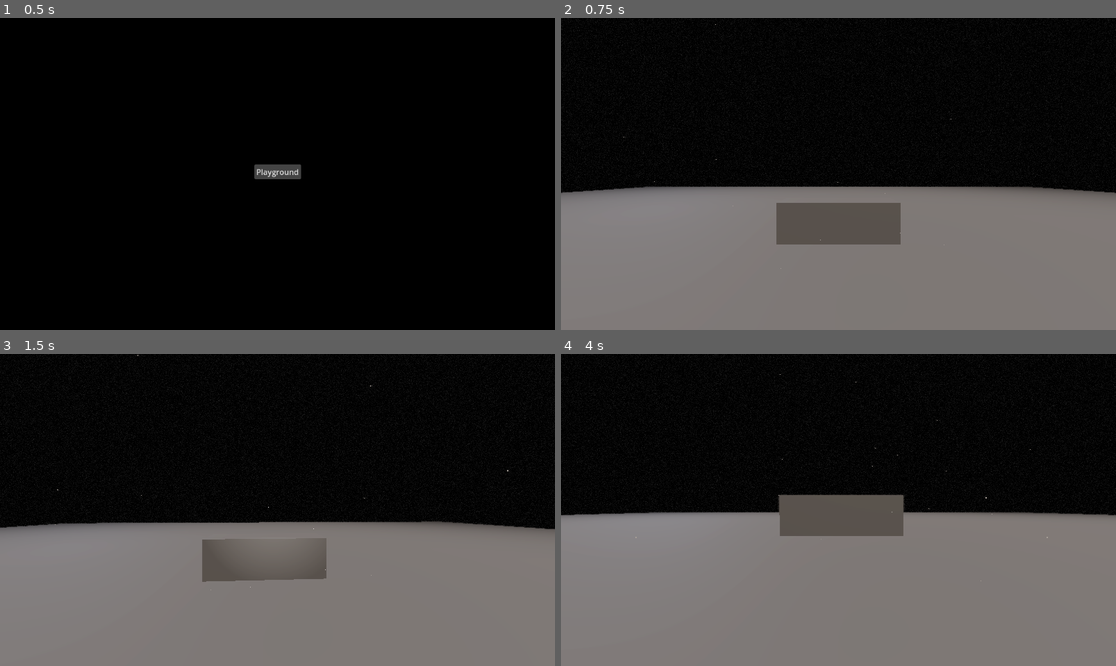
Above: before the commit, frames 1-4 (two rows, left to right).
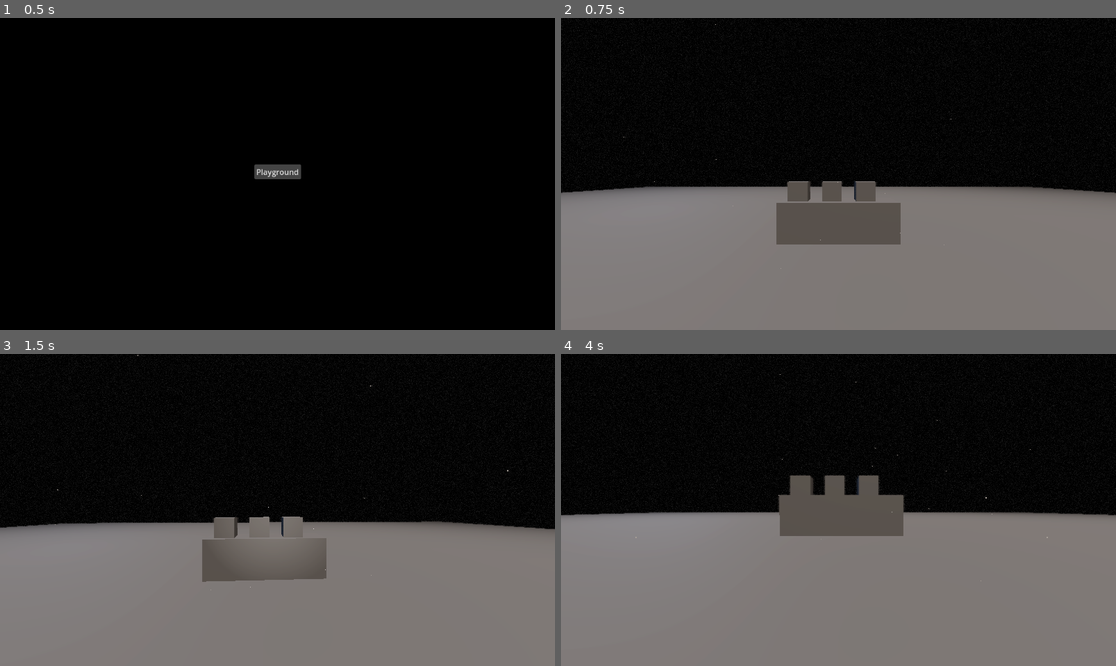
Above: after the commit, the same moments.

Repository: EasyT4RG3T/project-heartache-demo
Game: Godot game, scene res://Scenes/Menus/MainMenu/main_menu.tscn
Two runs of this game, one before a commit and one after it. Both use one fixed random seed, a clock stepped at 60 frames per second and the inputs below.
Inputs (mouse positions are in pixels of both pictures, inside the frame that each line leads up to):
- Up to frame 1 (0.5 s): no input
- Up to frame 2 (0.75 s): click "Playground" at 0.5 s
- Up to frame 3 (1.5 s): tap Enter at 1.25 s; move the mouse to (305, 510) at 1.27 s; hold Up (command_up) from 1.28 s (still down); hold F (flashlight) from 1.28 s (still down)
- Up to frame 4 (4 s): keep holding Up (command_up); tap E (interact) at 1.55, 2.1, 3.8 s; move the mouse to (810, 510) at 2.02 s; release F (flashlight) at 2.03 s; tap Space (vault) at 2.3 s; move the mouse to (849, 503) at 2.77 s; hold Space (vault) 2.78-3.53 s; tap F (flashlight) at 3.05 s; move the mouse to (832, 516) at 3.52 s; tap C (crouch) at 3.6 s

Frame 1 is identical in both runs. In frame 2, 0.7% of the frame differs, in the area x 40-57%, y 52-59%; in frame 3, 0.4%; in frame 4, 0.8%, in the area x 41-58%, y 38-46%.

Commit message:
Interaction types
added press, tap and hold interactions with hud animations

Diff:
--- a/Entities/Player/player_character.gd
+++ b/Entities/Player/player_character.gd
@@ -94,27 +94,46 @@
 		can_vault = value
 		if value:
 			player_hud.vault = true
-			#_raise_player_hands(true)
+			#_raise_hands(true)
 		else:
 			player_hud.vault = false
-			#_raise_player_hands(false)
+			#_raise_hands(false)
 var player_tween: Tween
 
+var interact_type: String = ""
 var interaction_ray_query: PhysicsRayQueryParameters3D = PhysicsRayQueryParameters3D.new()
 var interaction_ray_result: Dictionary:
 	set(value):
-		if value and value["collider"].has_method("interact"):
+		if value == interaction_ray_result: return
+		if value and value["collider"] is Interactable and value["collider"].active:
 			interaction_ray_result = value
 			player_hud.active = true
+			match value["collider"].interact_type:
+				Interactable.InteractableType.PRESS:
+					player_hud.can_tap = false
+					player_hud.can_hold = false
+					interact_type = "Press"
+				Interactable.InteractableType.TAP:
+					player_hud.can_tap = true
+					player_hud.can_hold = false
+					interact_type = "Tap"
+				Interactable.InteractableType.HOLD:
+					player_hud.can_hold = true
+					player_hud.can_tap = false
+					interact_type = "Hold"
 		else:
 			interaction_ray_result = {}
 			player_hud.active = false
+			player_hud.can_tap = false
+			player_hud.can_hold = false
+			interact_type = ""
 
 
 func _ready() -> void:
 	direct_space_state = get_world_3d().direct_space_state
 	get_window().size_changed.connect(_update_sub_viewport)
 	_update_sub_viewport()
+	interaction_ray_query.collision_mask = 1
 	vault_checks.p = self
 
 
@@ -177,9 +196,17 @@
 
 
 func _handle_action_input(event: InputEvent) -> void:
+	if event.is_action_pressed("interact"):
+		if interaction_ray_result:
+			interaction_ray_result["collider"].interact(self)
+
+	if event.is_action_released("interact"):
+		if interaction_ray_result:
+			interaction_ray_result["collider"].stop_interacting(self)
+
 	if event.is_action_pressed("flashlight"):
 		if !flashlight.disabled:
-			#if current_movement_mode != MovementMode.CARRYING:
+			if current_movement_mode != MovementMode.CARRYING:
 				flashlight.switch()
 
 
--- a/Entities/Player/player_hud.gd
+++ b/Entities/Player/player_hud.gd
@@ -13,12 +13,9 @@
 @export var thought_text_offset: float = 10.0
 @export var thought_text_size: float = 16
 
-@export var hud_size: float = 1.0:
-	set(value):
-		hud_size = value
-		apply_settings()
-
-@export var default_crosshair_radius: float = 2.0:
+var hud_size: float = 1.0
+
+var default_crosshair_radius: float = 2.0:
 	set(value):
 		default_crosshair_radius = value
 		apply_settings()
@@ -26,10 +23,13 @@
 var crosshair_opacity: float = hud_opacity_inactive
 var vault_width: float = 3.0
 var vault_opacity: float = hud_opacity_inactive
+var interact_radius: float = default_crosshair_radius
+var interact_width: float = 2.0
+var interact_opacity: float = hud_opacity_inactive
 
 const default_tween_time: float = 0.2
 var crosshair_tween: Tween
-var active: bool:
+var active: bool = false:
 	set(value):
 		if active == value: return
 		active = value
@@ -37,7 +37,7 @@
 		if crosshair_tween:
 			crosshair_tween.kill()
 
-		crosshair_tween = get_tree().create_tween().set_ease(Tween.EASE_IN_OUT).\
+		crosshair_tween = create_tween().set_ease(Tween.EASE_IN_OUT).\
 			set_process_mode(Tween.TWEEN_PROCESS_PHYSICS).set_parallel(true)
 
 		var target_radius = default_crosshair_radius * 1.5 if value else default_crosshair_radius
@@ -47,16 +47,60 @@
 		crosshair_tween.tween_property(self, "crosshair_opacity", target_opacity, default_tween_time)
 
 		while crosshair_tween.is_running():
-			queue_redraw()
-			await get_tree().process_frame
+			await get_tree().process_frame
+			queue_redraw()
+
+var interact_tween: Tween
+var can_tap: bool = false:
+	set(value):
+		if can_tap == value: return
+		can_tap = value
+		interact_radius = 5 * hud_size
+
+		var target_opacity = hud_opacity_active if value else 0.0
+
+		if interact_tween:
+			interact_tween.kill()
+
+		interact_tween = create_tween().set_ease(Tween.EASE_IN_OUT).set_process_mode(Tween.TWEEN_PROCESS_PHYSICS)
+
+		interact_tween.tween_property(self, "interact_opacity", target_opacity, default_tween_time)
+
+		while can_tap:
+			await get_tree().process_frame
+			if interact_radius > 0:
+				interact_radius -= get_process_delta_time() * 10 * hud_size
+			else:
+				interact_radius = 5 * hud_size
+			queue_redraw()
+
 var can_hold: bool = false:
 	set(value):
+		if can_hold == value: return
 		can_hold = value
-		queue_redraw()
-var hold_progress: float = 0.0:
-	set(value):
-		hold_progress = value
-		queue_redraw()
+		var pulse_dir = false
+		interact_radius = 5 * hud_size
+
+		var target_opacity = hud_opacity_active if value else 0.0
+
+		if interact_tween:
+			interact_tween.kill()
+
+		interact_tween = create_tween().set_ease(Tween.EASE_IN_OUT).set_process_mode(Tween.TWEEN_PROCESS_PHYSICS)
+
+		interact_tween.tween_property(self, "interact_opacity", target_opacity, default_tween_time)
+
+		while can_hold:
+			await get_tree().process_frame
+			if pulse_dir:
+				interact_radius -= get_process_delta_time() * 5 * hud_size
+			else:
+				interact_radius += get_process_delta_time() * 5 * hud_size
+			if interact_radius <= 0:
+				pulse_dir = false
+			elif interact_radius >= 5 * hud_size:
+				pulse_dir = true
+			queue_redraw()
 
 var vault_tween: Tween
 var vault: bool:
@@ -67,8 +111,7 @@
 		if vault_tween:
 			vault_tween.kill()
 
-		vault_tween = get_tree().create_tween().set_ease(Tween.EASE_IN_OUT).\
-			set_process_mode(Tween.TWEEN_PROCESS_PHYSICS)
+		vault_tween = create_tween().set_ease(Tween.EASE_IN_OUT).set_process_mode(Tween.TWEEN_PROCESS_PHYSICS)
 
 		var target_opacity = hud_opacity_active if value else 0.0
 
@@ -96,6 +139,7 @@
 
 	_draw_crosshair(center)
 	_draw_vault(center)
+	_draw_interact(center)
 
 
 func _draw_crosshair(center: Vector2) -> void:
@@ -109,10 +153,22 @@
 		crosshair_radius + vault_width * hud_size * 1.5,
 		-PI * 0.7,
 		-PI * 0.3,
-		6,
+		int(6 * hud_size),
 		hud_color_primary * Color(1, 1, 1, vault_opacity),
 		vault_width * hud_size
 		)
+
+
+func _draw_interact(center: Vector2) -> void:
+	draw_arc(
+		center,
+		crosshair_radius + interact_radius + interact_width * hud_size,
+		0,
+		TAU,
+		int(12 * hud_size),
+		hud_color_secondary * Color(1, 1, 1, interact_opacity),
+		interact_width * hud_size
+	)
 
 
 func display_thought(thought: String, story: bool, time: float = 2.0) -> void:
@@ -141,6 +197,7 @@
 
 
 func apply_settings() -> void:
+	hud_size = SaverLoader.settings.hud_size
 	queue_redraw()
 	thought_label.offset_top = default_crosshair_radius + thought_text_offset * hud_size
 	var font_size = int(thought_text_size * hud_size)
--- a/Resources/Settings/settings_resource.gd
+++ b/Resources/Settings/settings_resource.gd
@@ -8,3 +8,5 @@
 @export_range(50, 110) var fov: float = 80
 
 @export var window_mode: DisplayServer.WindowMode = DisplayServer.WINDOW_MODE_WINDOWED
+
+@export var hud_size: float = 1.0
--- a/Scenes/Maps/Playground/playground.tscn
+++ b/Scenes/Maps/Playground/playground.tscn
@@ -1,6 +1,7 @@
-[gd_scene load_steps=4 format=4 uid="uid://clfnlnf15u3v"]
+[gd_scene load_steps=7 format=4 uid="uid://clfnlnf15u3v"]
 
 [ext_resource type="LightmapGIData" uid="uid://b6o2c15wlymkr" path="res://Scenes/Maps/Playground/playground.lmbake" id="1_2tufx"]
+[ext_resource type="Script" uid="uid://dp1su0e2nxtku" path="res://Scripts/Nodes/interactable.gd" id="2_oo8u7"]
 
 [sub_resource type="ConcavePolygonShape3D" id="ConcavePolygonShape3D_oo8u7"]
 data = PackedVector3Array(-25, -0.1, -25, -25, 0, -25, -25, -0.1, 25, -25, -0.1, -25, 25, -0.1, -25, -25, 0, -25, -25,  …(1071 unchanged characters)…
@@ -18,6 +19,10 @@
 "vertex_count": 48,
 "vertex_data": PackedByteArray("AADIwc3MzL0AAMjBAADIwQAAAAAAAMjBAADIwc3MzL0AAMhBAADIwc3MzL0AAMjBAADIQc3MzL0AAMjBAADIwQA …(1195 unchanged characters)…
 }]
+
+[sub_resource type="BoxShape3D" id="BoxShape3D_yeqys"]
+
+[sub_resource type="BoxMesh" id="BoxMesh_ukqwk"]
 
 [node name="Playground" type="Node3D"]
 
@@ -61,3 +66,44 @@
 transform = Transform3D(0.5950349, -0.5050947, -0.6251504, -0.22414395, -0.851271, 0.47444427, -0.7718116, -0.14218721, -0.6197498, 0, 4, 0)
 light_color = Color(0.74, 0.83533335, 1, 1)
 light_energy = 0.2
+
+[node name="Node3D" type="Node3D" parent="."]
+transform = Transform3D(0.5, 0, 0, 0, 0.5, 0, 0, 0, 0.5, -1.0304561, 1.2519774, -4.923604)
+
+[node name="Interactable" type="StaticBody3D" parent="Node3D"]
+script = ExtResource("2_oo8u7")
+metadata/_custom_type_script = "uid://dp1su0e2nxtku"
+
+[node name="CollisionShape3D" type="CollisionShape3D" parent="Node3D/Interactable"]
+shape = SubResource("BoxShape3D_yeqys")
+
+[node name="MeshInstance3D" type="MeshInstance3D" parent="Node3D/Interactable"]
+mesh = SubResource("BoxMesh_ukqwk")
+
+[node name="Node3D2" type="Node3D" parent="."]
+transform = Transform3D(0.5, 0, 0, 0, 0.5, 0, 0, 0, 0.5, -0.16401297, 1.2519774, -4.923604)
+
+[node name="Interactable" type="StaticBody3D" parent="Node3D2"]
+script = ExtResource("2_oo8u7")
+interact_type = 1
+metadata/_custom_type_script = "uid://dp1su0e2nxtku"
+
+[node name="CollisionShape3D" type="CollisionShape3D" parent="Node3D2/Interactable"]
+shape = SubResource("BoxShape3D_yeqys")
+
+[node name="MeshInstance3D" type="MeshInstance3D" parent="Node3D2/Interactable"]
+mesh = SubResource("BoxMesh_ukqwk")
+
+[node name="Node3D3" type="Node3D" parent="."]
+transform = Transform3D(0.5, 0, 0, 0, 0.5, 0, 0, 0, 0.5, 0.69173354, 1.2519774, -4.923604)
+
+[node name="Interactable" type="StaticBody3D" parent="Node3D3"]
+script = ExtResource("2_oo8u7")
+interact_type = 2
+metadata/_custom_type_script = "uid://dp1su0e2nxtku"
+
+[node name="CollisionShape3D" type="CollisionShape3D" parent="Node3D3/Interactable"]
+shape = SubResource("BoxShape3D_yeqys")
+
+[node name="MeshInstance3D" type="MeshInstance3D" parent="Node3D3/Interactable"]
+mesh = SubResource("BoxMesh_ukqwk")
--- a/Scenes/Menus/Debug/debug_overlay.gd
+++ b/Scenes/Menus/Debug/debug_overlay.gd
@@ -6,6 +6,7 @@
 @onready var position_label: Label = %PositionLabel
 @onready var rotation_label: Label = %RotationLabel
 @onready var vaults_label: Label = %VaultsLabel
+@onready var interact_label: Label = %InteractLabel
 
 
 var overlay_layer: int = 0:
@@ -16,10 +17,12 @@
 			position_label.hide()
 			rotation_label.hide()
 			vaults_label.hide()
+			interact_label.hide()
 		if value >= 2:
 			position_label.show()
 			rotation_label.show()
 			vaults_label.show()
+			interact_label.show()
 		if value < 3:
 			pass
 		if value >= 3:
@@ -30,6 +33,7 @@
 	position_label.hide()
 	rotation_label.hide()
 	vaults_label.hide()
+	interact_label.hide()
 
 
 func _process(_delta: float) -> void:
@@ -40,6 +44,7 @@
 			vaults_label.text = "Vault: " + str(GameManager.player_character.vault_checks.vault_error)
 			position_label.text = "Pos: " + str(GameManager.player_character.global_position)
 			rotation_label.text = "Rot: " + str(GameManager.player_character.head.global_rotation)
+			interact_label.text = "Interact: " + str(GameManager.player_character.interact_type)
 
 	if overlay_layer >= 3:
 		pass
--- a/Scenes/Menus/Debug/debug_overlay.tscn
+++ b/Scenes/Menus/Debug/debug_overlay.tscn
@@ -36,3 +36,8 @@
 unique_name_in_owner = true
 layout_mode = 2
 text = "Vault: "
+
+[node name="InteractLabel" type="Label" parent="VBoxContainer"]
+unique_name_in_owner = true
+layout_mode = 2
+text = "Interact: "
--- a/Scripts/Autoloads/console.gd
+++ b/Scripts/Autoloads/console.gd
@@ -154,19 +154,22 @@
 	if current is Array:
 		if current.size() > 1:
 			if current[1] is Callable:
-				if !tokens[1]:
-					return str(current[3])
+				if tokens.size() < 2:
+					return "[color=yellow]incomplete command[/color]"
 				var valid = current[1].call(tokens.slice(1))
 				if valid[0]:
 					return current[0].call(valid[1])
 				else:
 					return valid[1]
-			return current[0].call(current[1])
-		return current[0].call()
+			return "[color=red]command is broken[/color]"
+		return "[color=red]command is broken[/color]"
+
 	elif current is Callable:
 		return current.call()
+
 	elif current is Dictionary:
 		return _process_command(current, tokens.slice(1))
+
 	else:
 		return "[color=red]invalid command[/color]"
 
@@ -256,7 +259,8 @@
 			"windowed": [_command_settings_window_mode, DisplayServer.WINDOW_MODE_WINDOWED],
 			"minimized": [_command_settings_window_mode, DisplayServer.WINDOW_MODE_MINIMIZED],
 			"get": [func(): return str(DisplayServer.window_get_mode())],
-		},
+			},
+		"hud_size": [_command_settings_hud_size, _need_float, func(): return SaverLoader.settings.hud_size],
 	},
 	"graphics": {
 		"save": _command_graphics_save,
@@ -653,6 +657,12 @@
 	DisplayServer.window_set_mode(value)
 	return "set window mode to " + str(value)
 
+func _command_settings_hud_size(value: float) -> String:
+	SaverLoader.settings.hud_size = value
+	if GameManager.player_character:
+		GameManager.player_character.player_hud.apply_settings()
+	return "set hud size to " + str(value)
+
 func _command_graphics_save() -> String:
 	SaverLoader.save_graphics_settings()
 	return "saved graphics settings"
--- /dev/null
+++ b/Scripts/Nodes/interactable.gd
@@ -0,0 +1,27 @@
+class_name Interactable
+extends StaticBody3D
+
+
+signal interacted(player)
+signal started_interacting(player)
+signal stopped_interacting(player)
+
+enum InteractableType { PRESS, TAP, HOLD }
+@export var interact_type: InteractableType = InteractableType.PRESS
+
+var active: bool = true
+
+
+func interact(player: PlayerCharacter):
+	match interact_type:
+		InteractableType.PRESS:
+			interacted.emit(player)
+		InteractableType.TAP:
+			interacted.emit(player)
+		InteractableType.HOLD:
+			started_interacting.emit(player)
+
+
+func stop_interacting(player: PlayerCharacter):
+	if interact_type == InteractableType.HOLD:
+			stopped_interacting.emit(player)
Not shown, added: Scripts/Nodes/interactable.gd.uid
